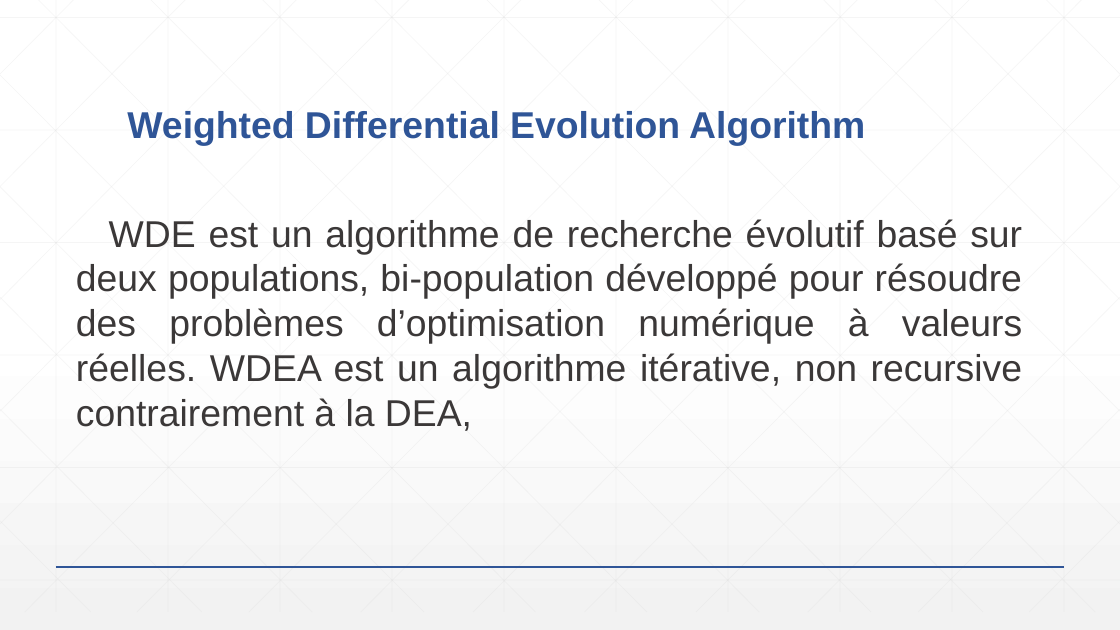
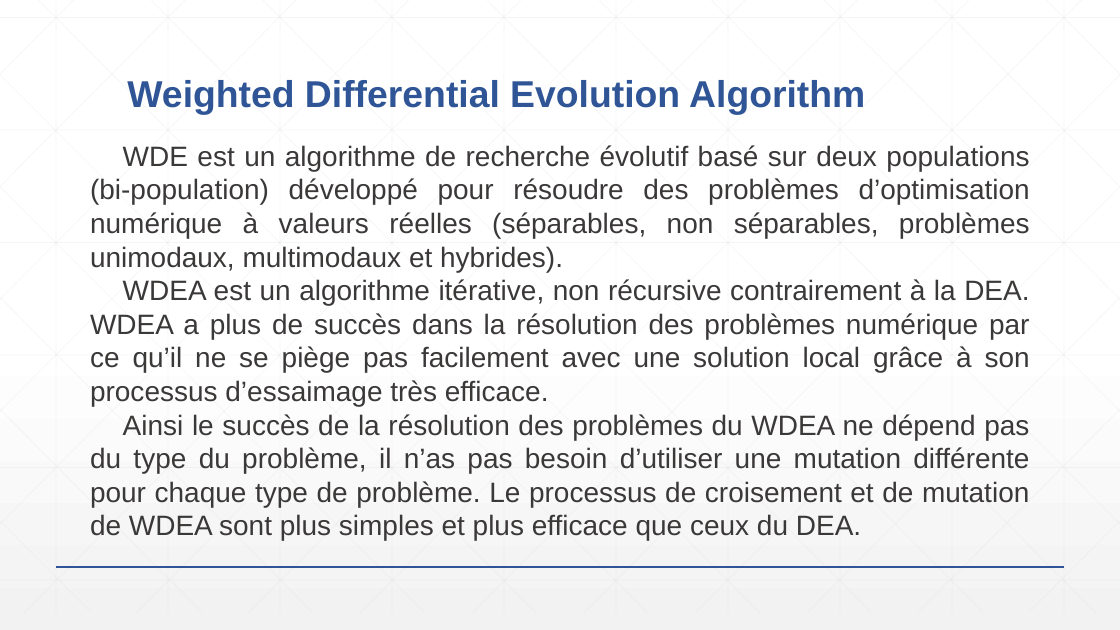
Before and after one commit to SAGNA01/WDEA, a slide deck: slide 4 of WeightedDifferentialEvolutionAlgorithm.pptx. Drawn at 1120x630 pixels with LibreOffice and Linux fonts; fonts in the diff are those of the drawing. Boxes give left, top, right and bottom in pixels: in the first picture for what was removed or moved away, otherwise in the second. Text is boxed around its words. In the diff, an @@ line names an element or a change of style, - is before the commit and + after.

```diff
--- a/WeightedDifferentialEvolutionAlgorithm.pptx
+++ b/WeightedDifferentialEvolutionAlgorithm.pptx
@@ title "Weighted Differential Evolution Algorithm" moved from (x1=127, y1=111, x2=865, y2=146) to (x1=127, y1=80, x2=865, y2=114) @@
@@ text at (x1=90, y1=145, x2=1030, y2=541): text changed; size 32 to 24 pt @@
-WDE est un algorithme de recherche évolutif basé sur deux populations, bi-population développé pour résoudre des problèmes d’optimisation numérique à valeurs réelles. WDEA est un algorithme itérative, non recursive contrairement à la DEA,
+WDE est un algorithme de recherche évolutif basé sur deux populations (bi-population) développé pour résoudre des problèmes d’optimisation numérique à valeurs réelles (séparables, non séparables, problèmes unimodaux, multimodaux et hybrides).
+WDEA est un algorithme itérative, non récursive contrairement à la DEA. WDEA a plus de succès dans la résolution des problèmes numérique par ce qu’il ne se piège pas facilement avec une solution local grâce à son processus d’essaimage très efficace.
+Ainsi le succès de la résolution des problèmes du WDEA ne dépend pas du type du problème, il n’as pas besoin d’utiliser une mutation différente pour chaque type de problème. Le processus de croisement et de mutation de WDEA sont plus simples et plus efficace que ceux du DEA.
```
Also in this commit, not shown: 1 other slide changed.
